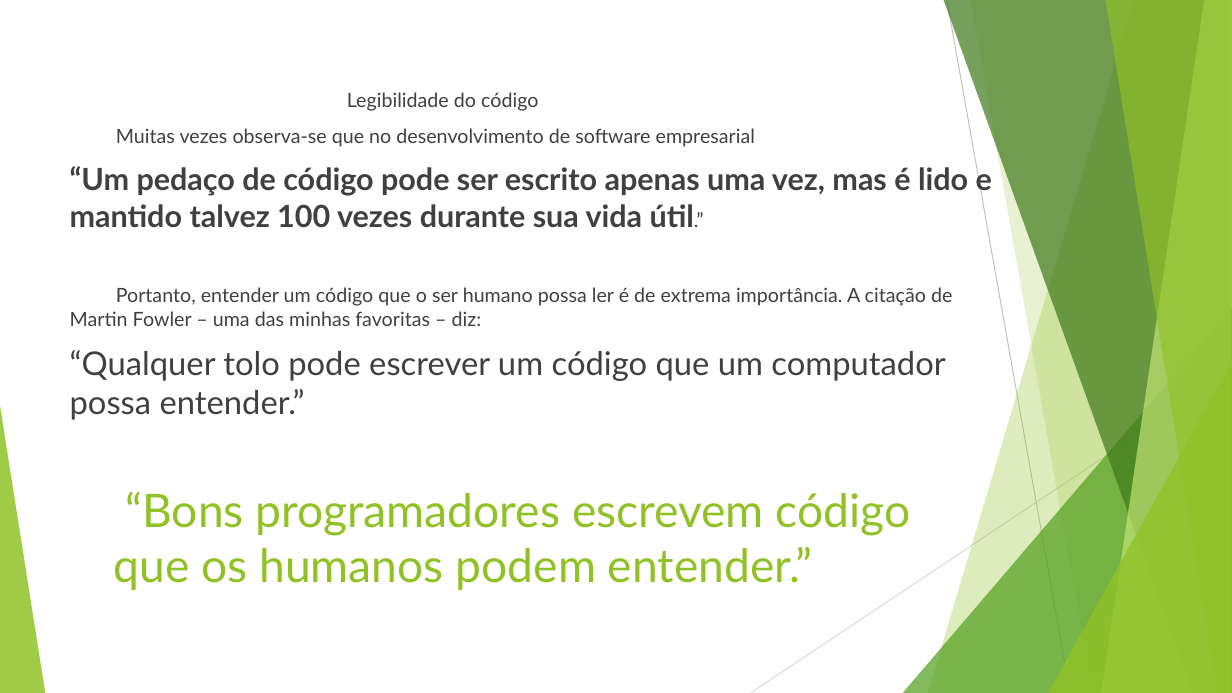
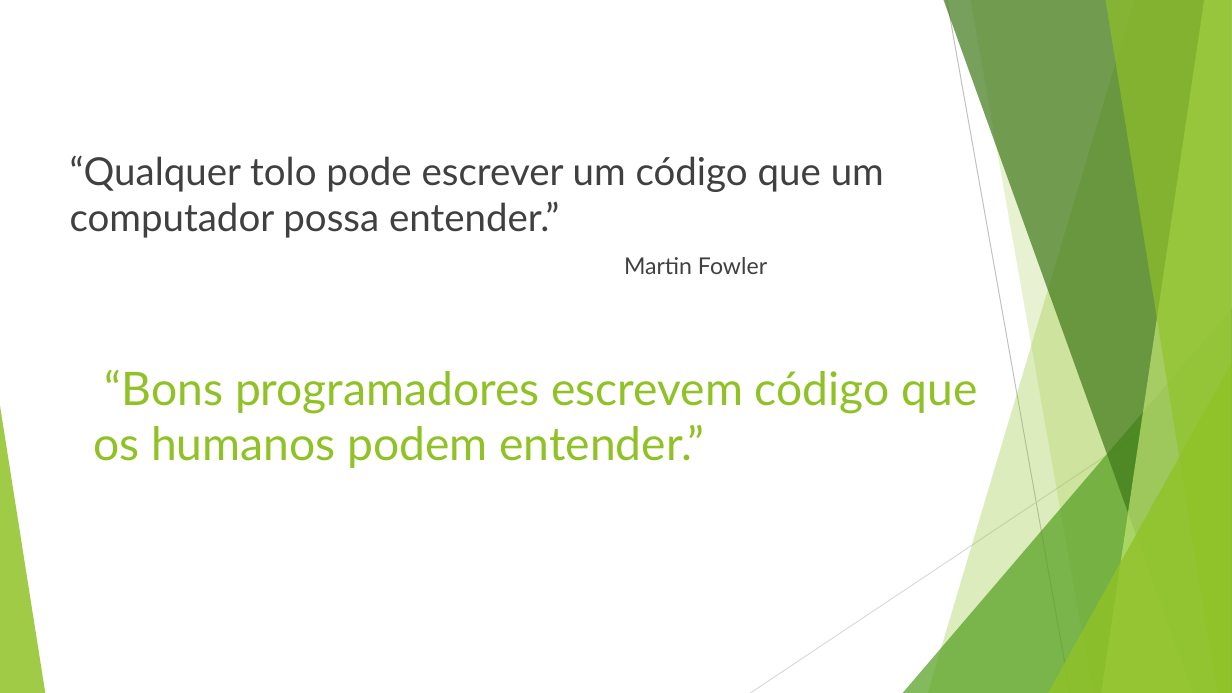
Before and after one commit to TeteStorm/SLAPExample, a slide deck: slide 5 of Single Level of Abstraction (SLAB).pptx (slide 3 before the commit). Drawn at 1232x693 pixels with LibreOffice and Linux fonts; fonts in the diff are those of the drawing. Boxes give left, top, right and bottom in pixels: in the first picture for what was removed or moved away, otherwise in the second. Text is boxed around its words. In the diff, an @@ line names an element or a change of style, - is before the commit and + after.

```diff
--- a/Single Level of Abstraction (SLAB).pptx
+++ b/Single Level of Abstraction (SLAB).pptx
@@ text at box(70, 92, 992, 326): paragraphs removed @@
-Legibilidade do código
-Muitas vezes observa-se que no desenvolvimento de software empresarial
-“Um pedaço de código pode ser escrito apenas uma vez, mas é lido e mantido talvez 100 vezes durante sua vida útil.”
-Portanto, entender um código que o ser humano possa ler é de extrema importância. A citação de Martin Fowler – uma das minhas favoritas – diz:
@@ text at box(70, 155, 884, 238): size 25.5 to 30 pt in "“Qualquer tolo pode escrever um código que ..." @@
@@ text at box(624, 257, 767, 274): paragraph added @@
+Martin Fowler
@@ title "“Bons programadores escrevem código que ..." rewrapped from box(114, 492, 911, 590) to box(93, 370, 977, 468) @@
```
Also in this commit, not shown: 12 other slides changed, 14 slides added, 3 other files.
